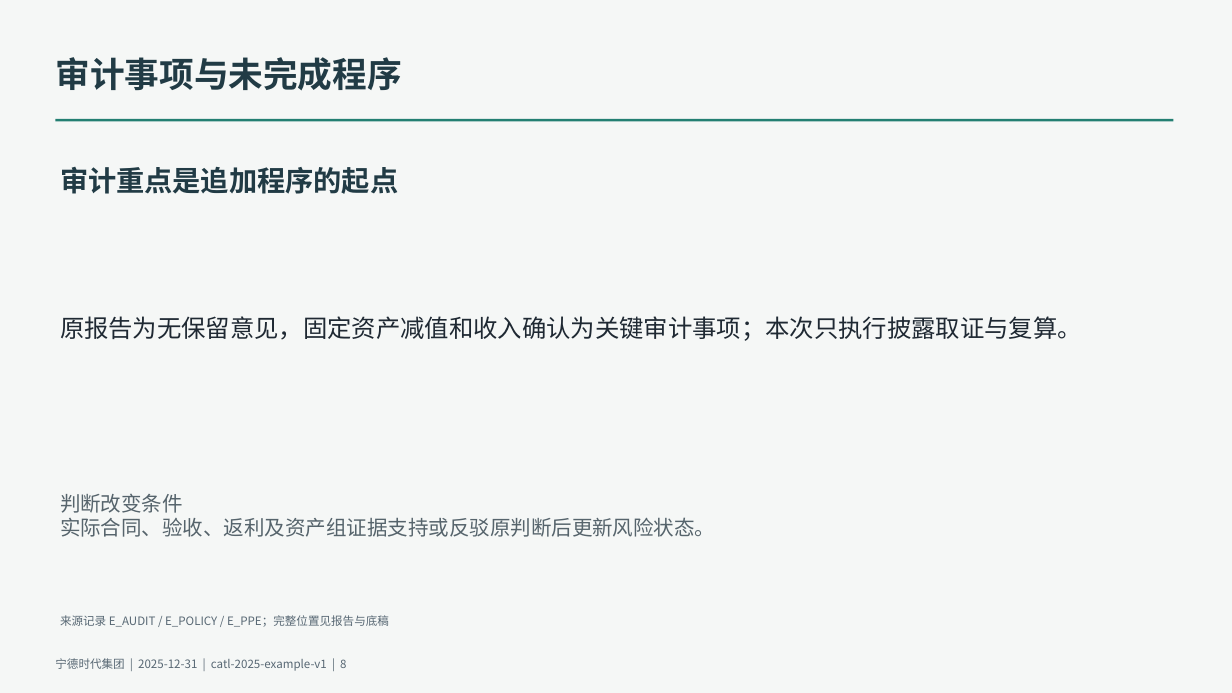
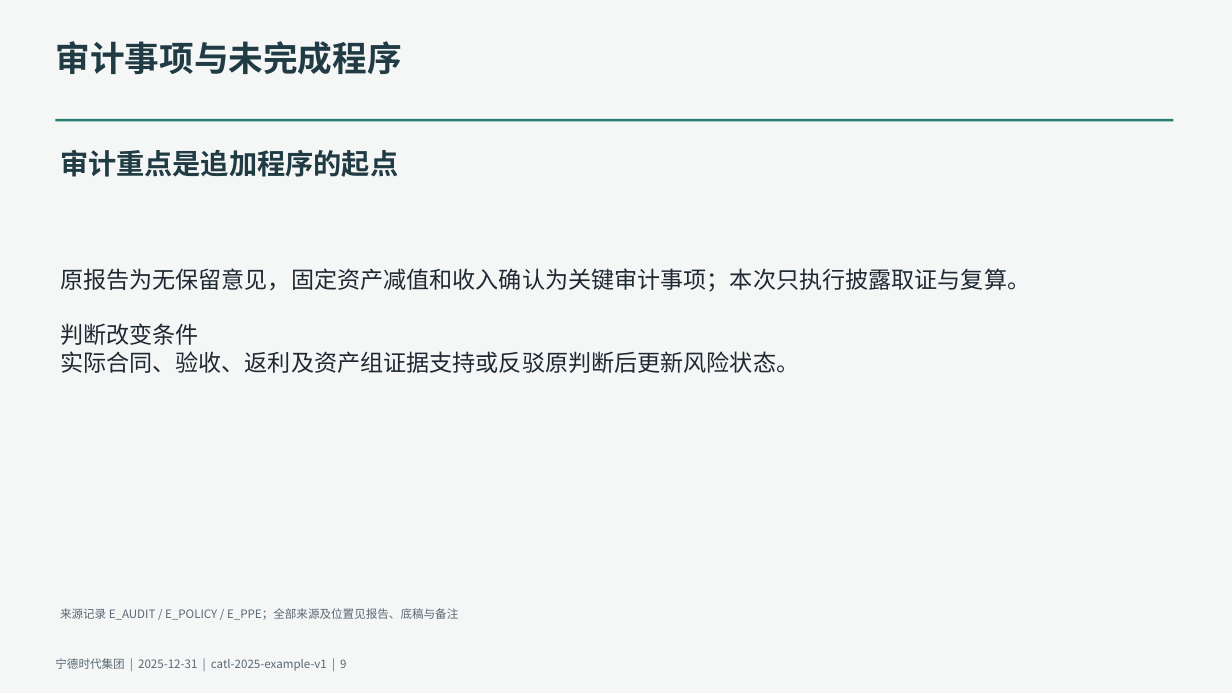
Before and after one commit to qingkongwanli0l/annual-report-analysis, a slide deck: slide 9 of examples/catl-2025/deliverables/presentation.pptx (slide 8 before the commit). Drawn at 1232x693 pixels with LibreOffice and Linux fonts; fonts in the diff are those of the drawing. Boxes give left, top, right and bottom in pixels: in the first picture for what was removed or moved away, otherwise in the second. Text is boxed around its words. In the diff, an @@ line names an element or a change of style, - is before the commit and + after.

```diff
--- a/examples/catl-2025/deliverables/presentation.pptx
+++ b/examples/catl-2025/deliverables/presentation.pptx
@@ text at bbox=[60, 268, 1030, 292]: size 19 to 18 pt in "原报告为无保留意见，固定资产减值和收入确认为关键审计事项；本次只执行披露取证与复算。" @@
@@ text "原报告为无保留意见，固定资产减值和收入确认为关键审计事项；本次只执行披露取证与复算。": place and size @@
-text "原报告为无保留意见，固定资产减值和收入确认为关键审计事项；本次只执行披露取证与复算。" at bbox=[60, 316, 1082, 341]
+text "原报告为无保留意见，固定资产减值和收入确认为关键审计事项；本次只执行披露取证与复算。" at bbox=[60, 268, 1030, 373]
@@ text at bbox=[60, 323, 799, 373]: paragraphs added @@
+判断改变条件
+实际合同、验收、返利及资产组证据支持或反驳原判断后更新风险状态。
@@ text removed at bbox=[60, 494, 715, 537] @@
-判断改变条件
-实际合同、验收、返利及资产组证据支持或反驳原判断后更新风险状态。
@@ vertical alignment middle to top in 4 elements at bbox=[55, 41, 402, 75], bbox=[60, 150, 398, 177], bbox=[60, 268, 1030, 373], bbox=[60, 608, 458, 620] @@
@@ text at bbox=[60, 608, 458, 620]: text changed @@
-来源记录 E_AUDIT / E_POLICY / E_PPE；完整位置见报告与底稿
+来源记录 E_AUDIT / E_POLICY / E_PPE；全部来源及位置见报告、底稿与备注
```
Also in this commit, not shown: 8 other slides changed, 1 slide added, 13 other files.
